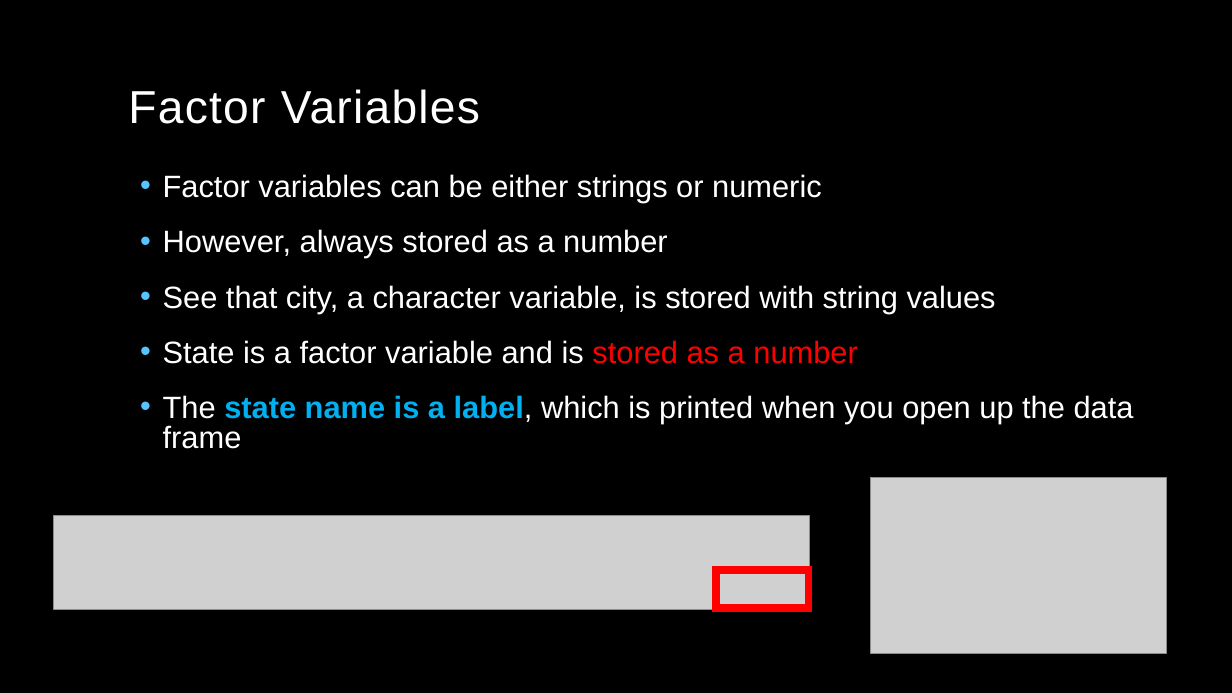
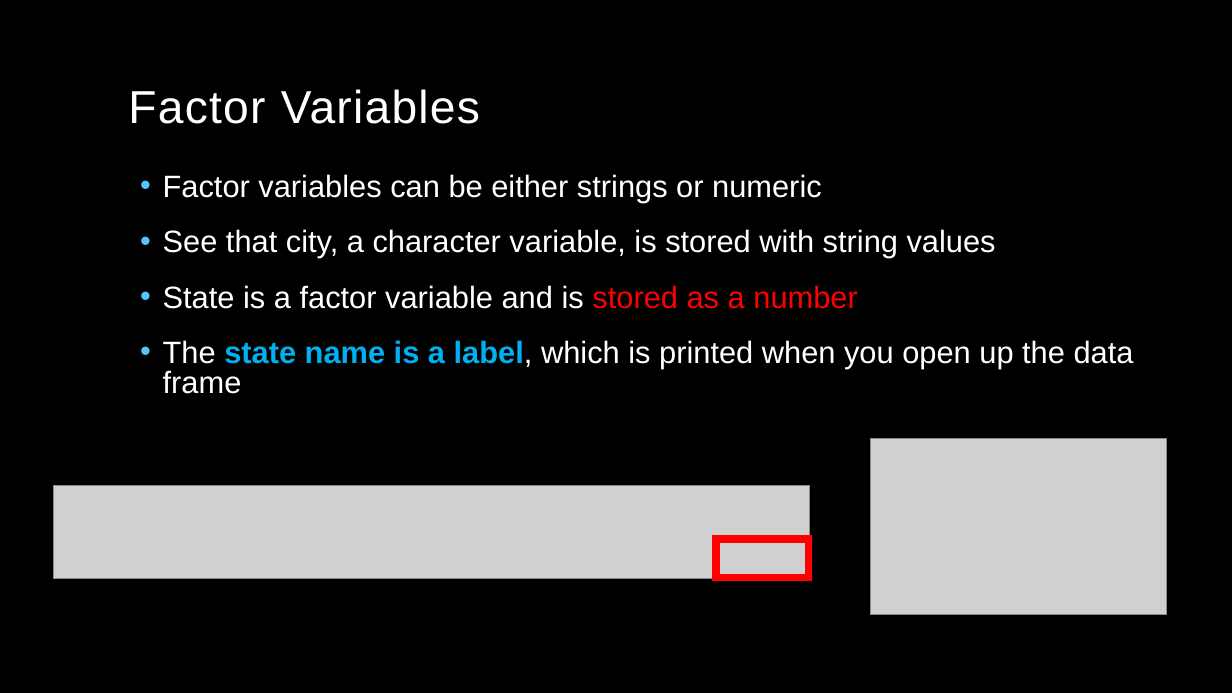
Before and after one commit to kelsey-huntzberry/Intro_R, a slide deck: slide 13 of Class4/IntroR_Class4_Presentation.pptx. Drawn at 1232x693 pixels with LibreOffice and Linux fonts; fonts in the diff are those of the drawing; grey boxes stand for pictures; background and template pictures are left out. Boxes give left, top, right and bottom in pixels: in the first picture for what was removed or moved away, otherwise in the second. Text is boxed around its words. In the diff, an @@ line names an element or a change of style, - is before the commit and + after.

```diff
--- a/Class4/IntroR_Class4_Presentation.pptx
+++ b/Class4/IntroR_Class4_Presentation.pptx
@@ text at box(163, 229, 667, 258): paragraph removed @@
-• However, always stored as a number
@@ picture: place and size @@
-picture at box(870, 478, 1165, 653)
+picture at box(870, 439, 1165, 615)
@@ picture: place and size @@
-picture at box(54, 516, 810, 609)
+picture at box(54, 485, 810, 579)
@@ rectangle: place and size @@
-rectangle at box(716, 570, 809, 609)
+rectangle at box(716, 539, 809, 578)
```
Also in this commit, not shown: 2 other slides changed.
